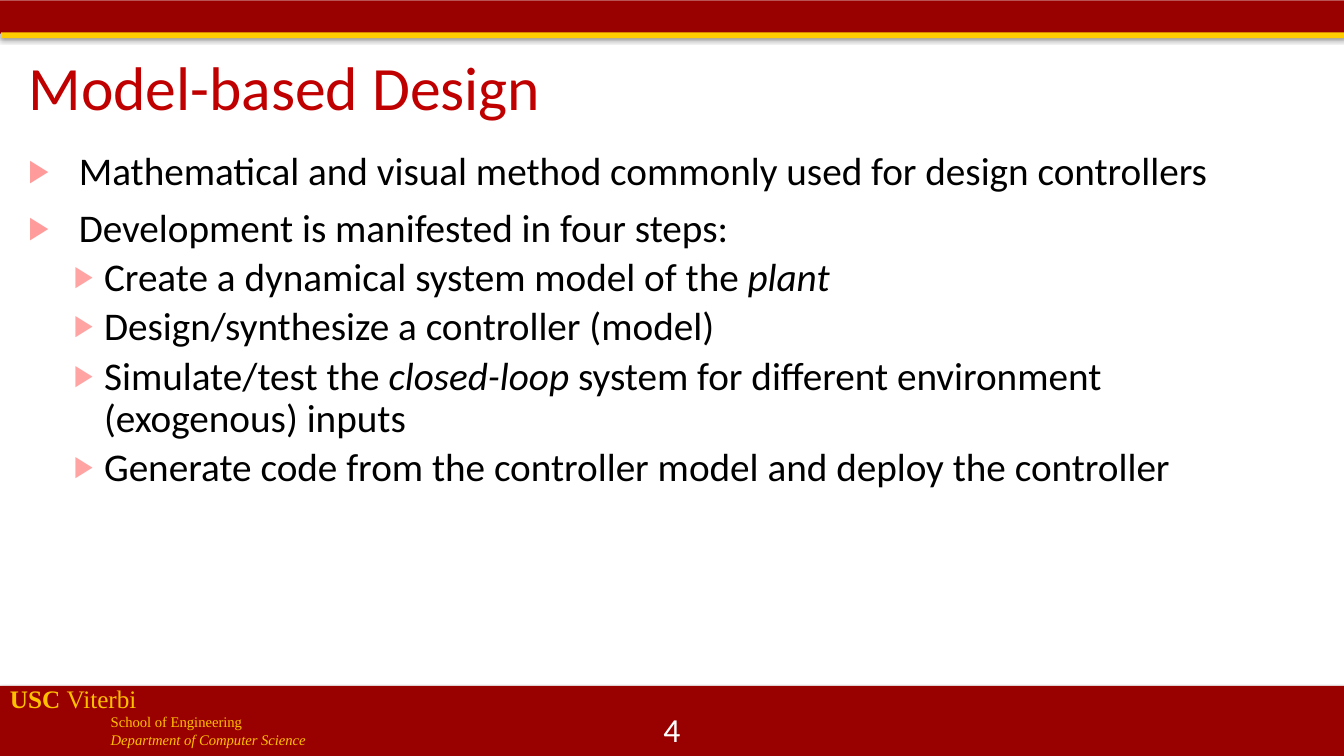
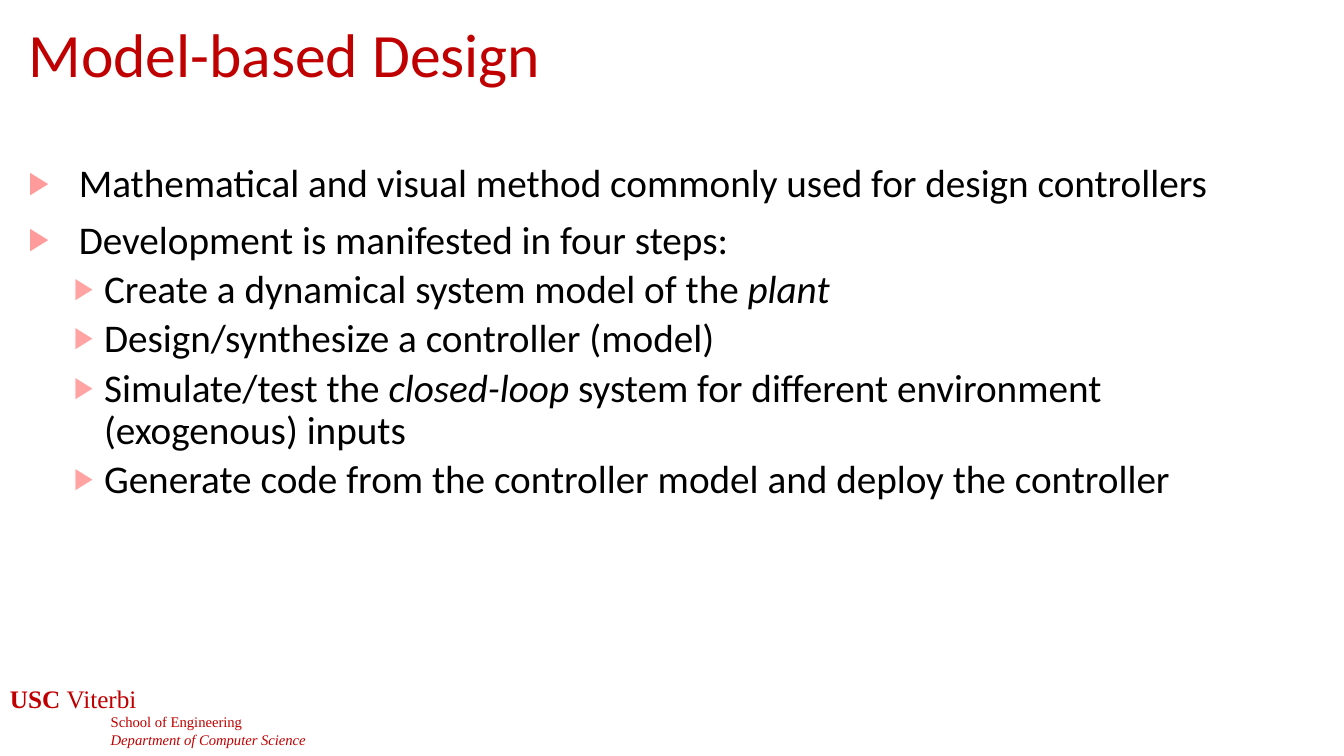
Before and after one commit to jdeshmukh/jdeshmukh.github.io, a slide deck: slide 4 of teaching/cs513slides/lecture5-Control.pptx. Drawn at 1344x756 pixels with LibreOffice and Linux fonts; fonts in the diff are those of the drawing; background and template pictures are left out. Boxes give left, top, right and bottom in pixels: in the first picture for what was removed or moved away, otherwise in the second. Text is boxed around its words. In the diff, an @@ line names an element or a change of style, - is before the commit and + after.

```diff
--- a/teaching/cs513slides/lecture5-Control.pptx
+++ b/teaching/cs513slides/lecture5-Control.pptx
@@ rectangle removed at [0,0,1344,33] @@
@@ title "Model-based Design": place and size @@
-title "Model-based Design" at [28,67,540,121]
+title "Model-based Design" at [28,34,540,88]
@@ rectangle removed at [1,32,1344,38] @@
@@ text "Mathematical and visual method commonly ...": place and size @@
-text "Mathematical and visual method commonly ..." at [79,157,1207,488]
+text "Mathematical and visual method commonly ..." at [79,169,1207,500]
@@ text "USC Viterbi" at [10,690,306,748]: text colour #FFC000 to #C00000 @@
@@ rectangle removed at [0,687,1344,756] @@
```
Also in this commit, not shown: 70 other slides changed, 1 other file.
